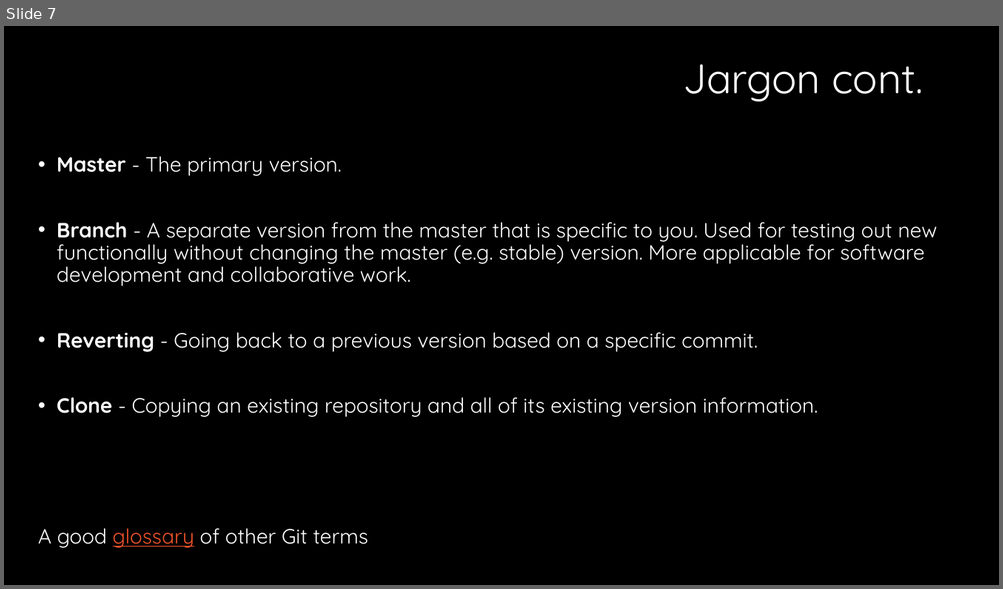
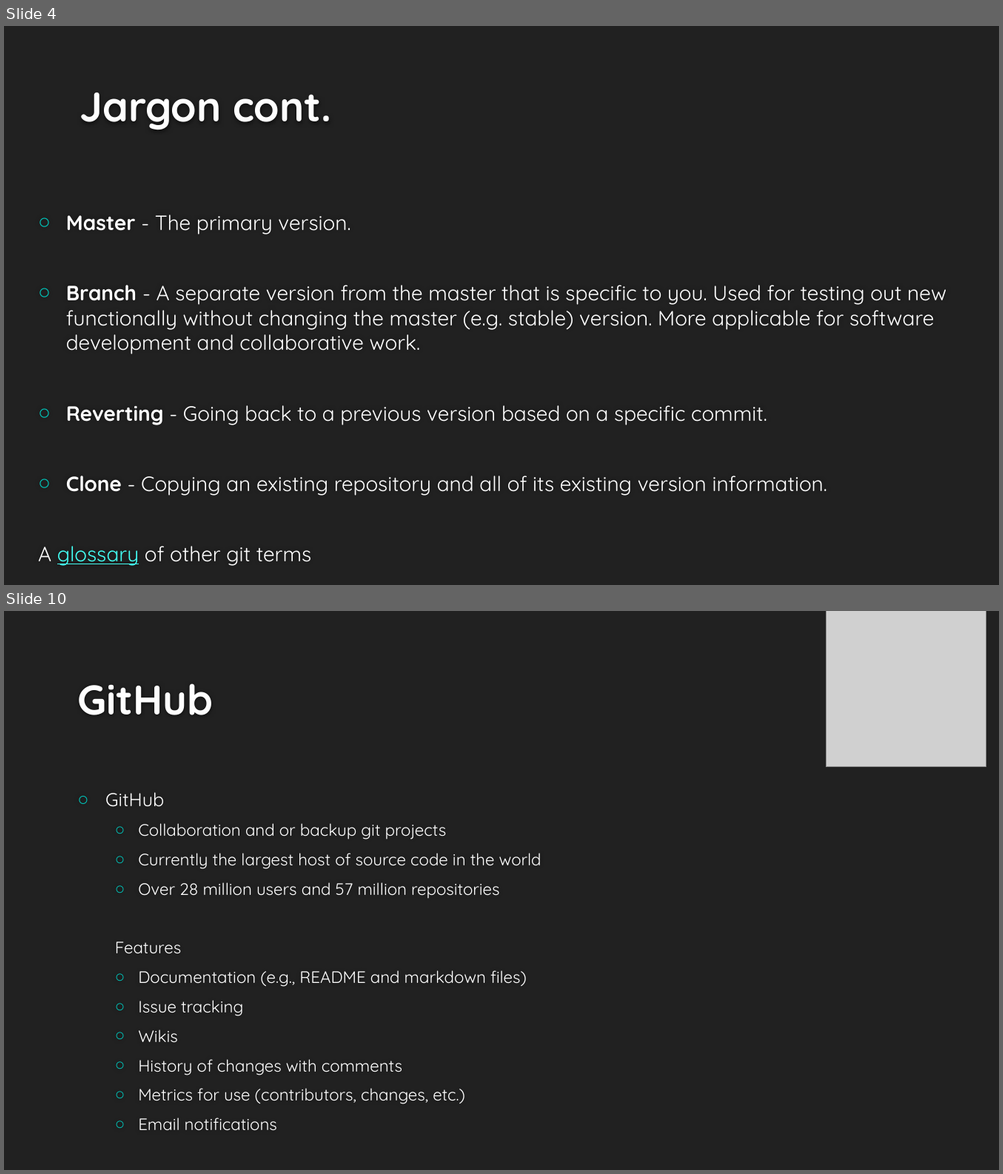
Before and after one commit to smithderek/gitExample, a slide deck: Git and GitHub.pptx. Shown one above the other, each under a label of ours: slide 7 before the commit, slides 4 and 10 after it; the slides between them are not shown. The pictures are 1003x589 and 1003x1174 pixels, drawn with LibreOffice and Linux fonts; fonts in the diff are those of the drawing; grey boxes stand for pictures; background and template pictures are left out. Boxes give left, top, right and bottom in pixels: in the first picture for what was removed or moved away, otherwise in the second. Text is boxed around its words. In the diff, an @@ line names an element or a change of style, - is before the commit and + after.

```diff
--- a/Git and GitHub.pptx
+++ b/Git and GitHub.pptx
@@ slide 10 added at (x1=4, y1=611, x2=999, y2=1170), background #212121 @@
@@ picture added at (x1=825, y1=611, x2=985, y2=767) @@
@@ title added at (x1=77, y1=684, x2=213, y2=715), 40 pt, text #FEFEFE, bold @@
+GitHub
@@ text added at (x1=105, y1=792, x2=541, y2=1131), 16 pt, text #FFFFFF @@
+○ GitHub
+  ○ Collaboration and or backup git projects
+  ○ Currently the largest host of source code in the world
+  ○ Over 28 million users and 57 million repositories
+  Features
+  ○ Documentation (e.g., README and markdown files)
+  ○ Issue tracking
+  ○ Wikis
+  ○ History of changes with comments
+  ○ Metrics for use (contributors, changes, etc.)
+  ○ Email notifications
@@ what was slide 7 is now slide 4 @@
@@ slide 4 changed as well @@
@@ background #000000 to #212121 @@
@@ title "Jargon cont." at (x1=79, y1=93, x2=331, y2=130): text colour #FFFFFF to #FEFEFE, bold on; alignment right to left; line spacing 0.9 to 1; vertical alignment middle to bottom @@
@@ text "Master - The primary version." moved from (x1=38, y1=156, x2=937, y2=548) to (x1=38, y1=215, x2=946, y2=566) @@
@@ text "Master - The primary version." at (x1=38, y1=215, x2=946, y2=566): vertical alignment top to middle @@
@@ text at (x1=66, y1=215, x2=946, y2=496): bullet • to ○; line spacing 0.9 to 1 @@
@@ text at (x1=38, y1=546, x2=311, y2=566): text changed @@
-A good glossary of other Git terms
+A glossary of other git terms
```
Also in this commit, not shown: 11 other slides changed, 13 other slides added, 2 slides removed.
